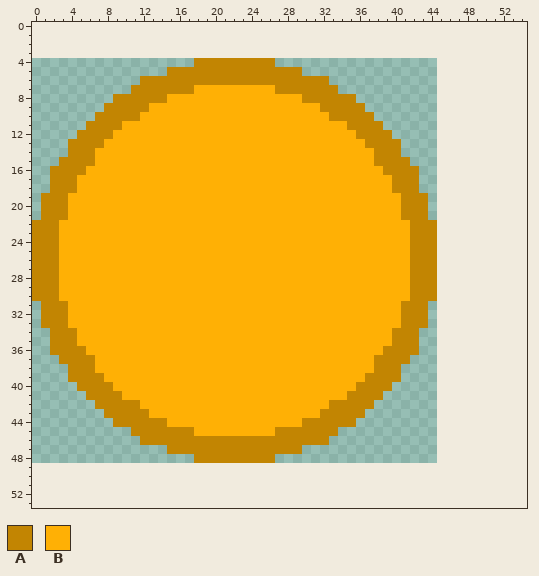
Pixel-art sprite: Assets/Sprites/pie.png. The picture above is the old version.
The file is 45x45 pixels. The old version is drawn lined up with the new one, on the new canvas.
Palette (. is transparent): A #c28502  B #ffb005
Pixels before (only the part around the change), first column x 0:
 0 .......................................................
 1 .......................................................
 2 .......................................................
 3 .......................................................
 4 ..................AAAAAAAAA............................
 5 ...............AAAAAAAAAAAAAAA.........................
 6 ............AAAAAAAAAAAAAAAAAAAAA......................
 7 ...........AAAAAAABBBBBBBBBAAAAAAA.....................
 8 .........AAAAAABBBBBBBBBBBBBBBAAAAAA...................
 9 ........AAAAABBBBBBBBBBBBBBBBBBBAAAAA..................
10 .......AAAAABBBBBBBBBBBBBBBBBBBBBAAAAA.................
11 ......AAAABBBBBBBBBBBBBBBBBBBBBBBBBAAAA................
12 .....AAAABBBBBBBBBBBBBBBBBBBBBBBBBBBAAAA...............
13 ....AAAABBBBBBBBBBBBBBBBBBBBBBBBBBBBBAAAA..............
14 ....AAABBBBBBBBBBBBBBBBBBBBBBBBBBBBBBBAAA..............
15 ...AAAABBBBBBBBBBBBBBBBBBBBBBBBBBBBBBBAAAA.............
16 ..AAAABBBBBBBBBBBBBBBBBBBBBBBBBBBBBBBBBAAAA............
17 ..AAABBBBBBBBBBBBBBBBBBBBBBBBBBBBBBBBBBBAAA............
18 ..AAABBBBBBBBBBBBBBBBBBBBBBBBBBBBBBBBBBBAAA............
19 .AAABBBBBBBBBBBBBBBBBBBBBBBBBBBBBBBBBBBBBAAA...........
20 .AAABBBBBBBBBBBBBBBBBBBBBBBBBBBBBBBBBBBBBAAA...........
21 .AAABBBBBBBBBBBBBBBBBBBBBBBBBBBBBBBBBBBBBAAA...........
22 AAABBBBBBBBBBBBBBBBBBBBBBBBBBBBBBBBBBBBBBBAAA..........
23 AAABBBBBBBBBBBBBBBBBBBBBBBBBBBBBBBBBBBBBBBAAA..........
24 AAABBBBBBBBBBBBBBBBBBBBBBBBBBBBBBBBBBBBBBBAAA..........
25 AAABBBBBBBBBBBBBBBBBBBBBBBBBBBBBBBBBBBBBBBAAA..........
26 AAABBBBBBBBBBBBBBBBBBBBBBBBBBBBBBBBBBBBBBBAAA..........
27 AAABBBBBBBBBBBBBBBBBBBBBBBBBBBBBBBBBBBBBBBAAA..........
28 AAABBBBBBBBBBBBBBBBBBBBBBBBBBBBBBBBBBBBBBBAAA..........
29 AAABBBBBBBBBBBBBBBBBBBBBBBBBBBBBBBBBBBBBBBAAA..........
30 AAABBBBBBBBBBBBBBBBBBBBBBBBBBBBBBBBBBBBBBBAAA..........
31 .AAABBBBBBBBBBBBBBBBBBBBBBBBBBBBBBBBBBBBBAAA...........
32 .AAABBBBBBBBBBBBBBBBBBBBBBBBBBBBBBBBBBBBBAAA...........
33 .AAABBBBBBBBBBBBBBBBBBBBBBBBBBBBBBBBBBBBBAAA...........
34 ..AAABBBBBBBBBBBBBBBBBBBBBBBBBBBBBBBBBBBAAA............
35 ..AAABBBBBBBBBBBBBBBBBBBBBBBBBBBBBBBBBBBAAA............
36 ..AAAABBBBBBBBBBBBBBBBBBBBBBBBBBBBBBBBBAAAA............
37 ...AAAABBBBBBBBBBBBBBBBBBBBBBBBBBBBBBBAAAA.............
38 ....AAABBBBBBBBBBBBBBBBBBBBBBBBBBBBBBBAAA..............
39 ....AAAABBBBBBBBBBBBBBBBBBBBBBBBBBBBBAAAA..............
40 .....AAAABBBBBBBBBBBBBBBBBBBBBBBBBBBAAAA...............
41 ......AAAABBBBBBBBBBBBBBBBBBBBBBBBBAAAA................
42 .......AAAAABBBBBBBBBBBBBBBBBBBBBAAAAA.................
43 ........AAAAABBBBBBBBBBBBBBBBBBBAAAAA..................
44 .........AAAAAABBBBBBBBBBBBBBBAAAAAA...................
45 ...........AAAAAAABBBBBBBBBAAAAAAA.....................
46 ............AAAAAAAAAAAAAAAAAAAAA......................
47 ...............AAAAAAAAAAAAAAA.........................
48 ..................AAAAAAAAA............................
49 .......................................................
50 .......................................................
51 .......................................................
52 .......................................................
53 .......................................................
Now the later version:
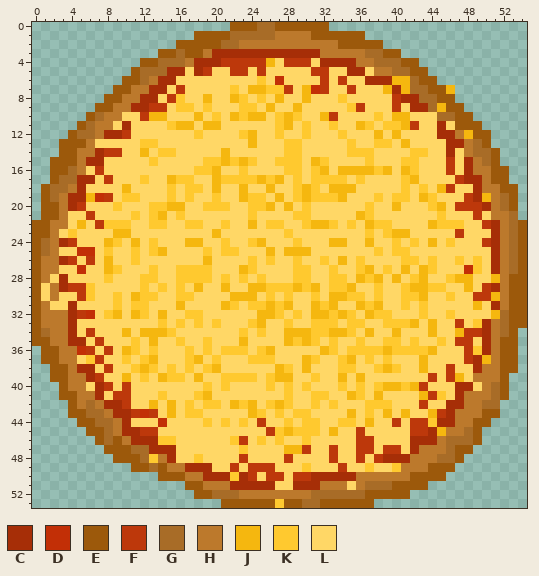
Colours new in this view: C #a62e07  D #c22f06  E #9c590b  F #bd380b  G #a86c27  H #bc792c  J #f5b70f  K #ffc92f  L #ffd766
From old to new:
canvas 45x45 -> 55x54, the old top-left corner now at 0,4
Changed rows in their new state; - is an unchanged pixel.
first column x 0:
 0 ----------------------EEEGGEEEEEE----------------------
 1 ------------------EEEEGGGGGHHHHEEEEEE------------------
 2 ----------------EEEEEGGHHHHHHHHHHHEEEEE----------------
 3 --------------EEGEEHCCCCCCCCCCCCHHHHHGGEE--------------
 4 ------------EEGGGHCCCFFFFFJLFFFLCCCCHHGGGEE------------
 5 -----------EGGGCCLCFLLFFLFLLLLLFFLLCCLHHGGEE-----------
 6 ----------EEGHCCLLLLLLLLLKLDLLLLFLFLLCCCJJGEE----------
 7 ---------EEHHCCLFLLLLLKLJJKKFLJDFLLFLLLJCJGGEEJ--------
 8 --------EEHHCCLFKLLJLLJKLKLJLLJLLLKLLLLLFCCGGEE--------
 9 -------EEHHCCFFLKKLKLLLKKLJLLJLLLLLKFLLLFLCCGJEE-------
10 ------EGHHLLFJJLLLJLKLJKJJLKJKLLJFLLLLKLJJLLLGGEE------
11 -----EGHHLCLLLLKJJLJJLLLLLLKJLKLLKLLJKLKKJFLLCLEEE-----
12 ----EGGHCCFLLLLLLLKLLLLKJLLKLLKLLLKLLLJLJLLLLCCHJEE----
13 ---EEEHLLLLLKKLLLLLLLLLLJLLLKKLLLLLKLLKKLJLLLLCCHGE----
14 ---EEHHCFFLLJLKKLLLLLJLLLLLLKKLLLLLKKKLLLLKKLLCLHGGE---
15 --EEEHCCLLLLLKLLLLLKKJKJKLLKKKLJKLLLLKLLLKKLLLFLCHGE---
16 --EEGHLFLLLLLLLLLLKKJLLKLLLLKKLKJLJJJJKJLJKLLLFLCHHEE--
17 --EGGCCLFLLLKLLJKKLLJKKKKJKJLKLKKKKLKLLLLKJLLLLFCCHEE--
18 -EGGHCLLLLJLLLLKLKKLJLLJLLJLLKJKLJJJLLLLLKLKLJFLLCHHEE-
19 -EGHCCJDFLKKLLLKLKLLKLLJKKLJLKJKKKJLLLKLKKLJKLLLFCJHGE-
20 -EEHCFLLLKLLLKKJJLLKKKLLKKJLJLKLLLLLLKLLJLLLKJLFFFCHGE-
21 -EEHLLFLLLLKLKJLKLLLLLLLKLLLLKKLLLLLJKLLLLLLLKLLLFLHHG-
22 EEHHLJLFKKKLLKKLLKKLLKLLJLKKLLKJJKLKLJKKLLLLJKKKLLFCHGE
23 EEHLKLLLLJJLLLLLLLLLJLLLLLLLKLLLLLLLLKLKJJLLLLLFLLLCHGE
24 EGHCFLLLJKLJLKLLLJJLLKLLKJLLLKLLLJJLLJLLKLKLJLKLLLFCHGE
25 EGHLLDDLKLLKLKJLLLLKLKKLLLJLJJJLLLLLLLKLKKLLLLLLLLLCHGE
26 EHHCFLFLJLLKLLLLLLLJLLLLKLKLLKLLKLJLKLLLLKKLKLLKLKLCHGE
27 EHHLLDLLJKLLLKLLKKKKLLLJKLLLLKKLLKLLKJLKLJLJKLLLDKLCHGE
28 EHLCLLLLKLLLKKLLKKKKLKLKLKLLLKKLLKKLJKJLJLKJLLKJJLLJHEE
29 ELHCFFKLLLLLKLKLKLJLLJLLJJKKKJKJLKKJLLKLLKJJKKLLJLFCHEE
30 ELHLLFKLLKLJKKLLKKLLLLJJJLKLKLLKLJJKKLKLLKKJLLKLLFFJHEE
31 EHLLCLLLLKLKKLLLJLLLLJKLKKJKJLLJKJLLJKJLLKLKLLLLLJLCHEE
32 EHHHCFDLKJLJKLJLLKKLLLLLLJJKLKLJJKJKLJKKLLLKLLKLLLLJGEE
33 EHHHCLLLLLLLLLKLKLKLKLLLKJLLKLLKKKLKKLLKKKJLJLLFLKCHGEE
34 EGHHCLFLLLJLJJJKLLLLLLLKLKLLJJJKKJJKLJLLJLLLJLLJFFCHGE-
35 EEHHCCLFLLLKLJLLKLLKLLLJLLLLJKJKLKLLKLLKKLKLLKLFFLCHEE-
36 -EEHHDFLFLJKLKLLLKLKLKKKLKJLLLLLJKLKKKKJKKKKJLLLFKCHEE-
37 -EEHHLKFLLKLKJLLLKJLKLLLKKKLLLJKLLKJLKLKLLLJLLLLFCJHEE-
38 --EEHCCLFLLKJKLKLKLKJLLLLLLJKLJLLLKKLLKJKLLJLLFLLCHHEE-
39 --EEHHCFLLJLKLJKKLJLLKKKKLKJJLLKLLJLJLLLLLLLFLFJLHHHE--
40 ---EHHLCFLFLLLLLLLLKLKLLLLKLKLKLLLKLKLKJJKJFLLLCCLHGE--
41 ---EEHHCLFFLLLKLLLKJLLLLLLLLKLLKKLLJKLJLLLLJFKLCHHHGE--
42 ----EHGHCCFLLJLJLKLKKLJKJLKJKLLKLKLLLKKKLLLFLLCCHHGG---
43 ----EEGGHCCFDFLJLKKLLLLLJKLKLKKLLLLJLKLJLJLLJFCHHHEE---
44 -----EEGGHCLLLDLLLLKLKLKLFLLKLKKLLKKLJLLFLFFKCCHHEE----
45 ------EEGHCCFFLLLLLLLLLLLLFKJKKKLJLLFLLLLLFFCJHHGE-----
46 -------EGEHCCCKKLLLLLLKFLKLKLLKLLLLLFFLLLLCCCHGGGE-----
47 --------EEEGGCCCLLLLLLLKLLLLJJFLLFLLFFLFFLCHHHGEE------
48 ---------EEEGKHCLLKLLLLFLLLLFLLLLFLLFLFCCCHHHGGE-------
49 -----------EEGEHHCCCLLFLFFFLLLKLLLFLLKLLKHHHEEE--------
50 --------------EEEHHCCCKCFLFFLFFCCCCCHHHHHHEEEE---------
51 -----------------EEHHHCCCCCLLCCCHHHLHGGGEEEE-----------
52 ------------------EEGGGHHHHHHHHGGGGGGEEEEE-------------
53 ---------------------EEEEEEKEEGGEEEEEE-----------------
Changed places in both pictures, as pixel boxes (x1, y1, x2, y2):
changed: (32, 22, 527, 508)
